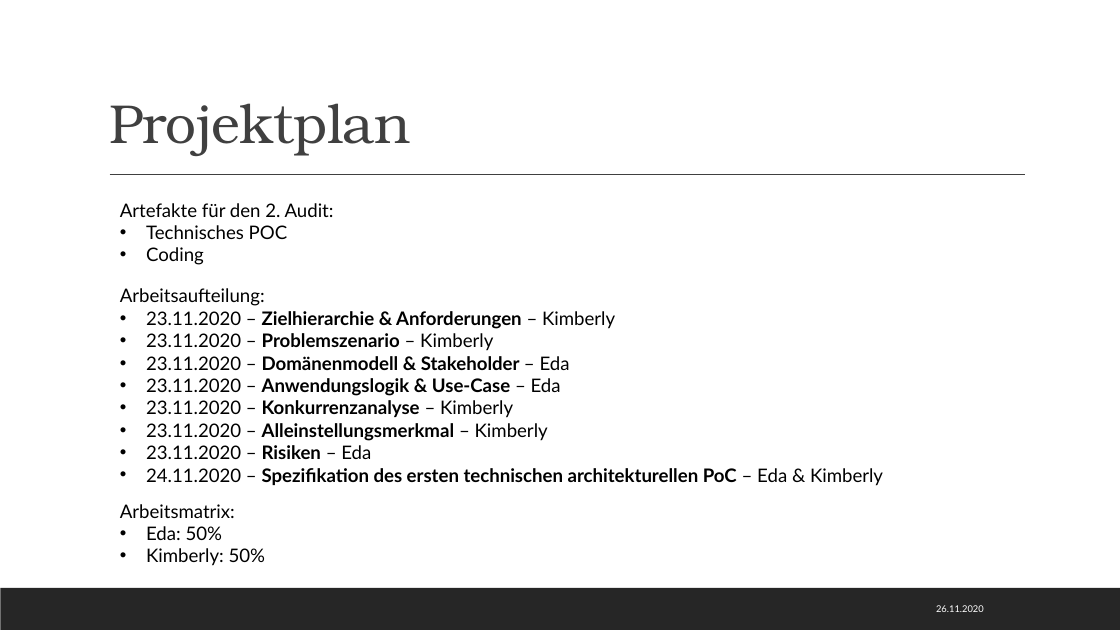
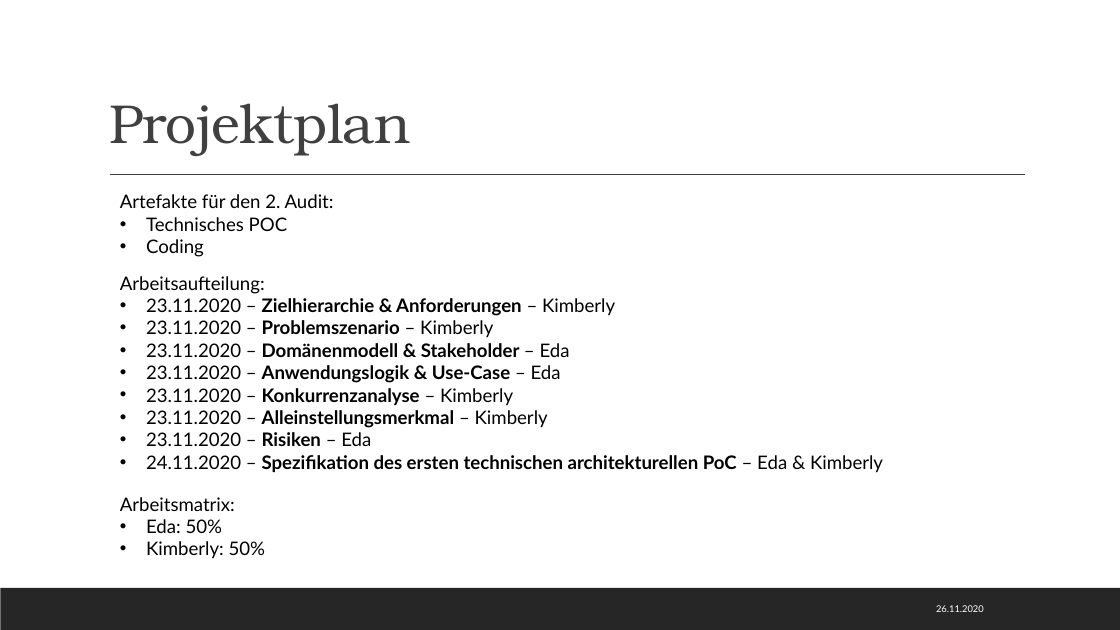
Before and after one commit to Kplacken/EPWS2020SerttasPlackenhohn, a slide deck: slide 17 of Audit 1/WS2020_SerttasPlackenhohn_Audit1.pptx. Drawn at 1120x630 pixels with LibreOffice and Linux fonts; fonts in the diff are those of the drawing. Boxes give left, top, right and bottom in pixels: in the first picture for what was removed or moved away, otherwise in the second. Text is boxed around its words. In the diff, an @@ line names an element or a change of style, - is before the commit and + after.

Commit message:
Audit 1

```diff
--- a/Audit 1/WS2020_SerttasPlackenhohn_Audit1.pptx
+++ b/Audit 1/WS2020_SerttasPlackenhohn_Audit1.pptx
@@ text "Artefakte für den 2. Audit:": place and size @@
-text "Artefakte für den 2. Audit:" at <box>120,203,334,265</box>
+text "Artefakte für den 2. Audit:" at <box>120,194,334,257</box>
@@ text "Arbeitsaufteilung:": place and size @@
-text "Arbeitsaufteilung:" at <box>120,288,883,486</box>
+text "Arbeitsaufteilung:" at <box>120,276,883,473</box>
@@ text "Arbeitsmatrix:": place and size @@
-text "Arbeitsmatrix:" at <box>120,504,266,566</box>
+text "Arbeitsmatrix:" at <box>120,497,266,559</box>
```
Also in this commit, not shown: 6 other slides changed.
